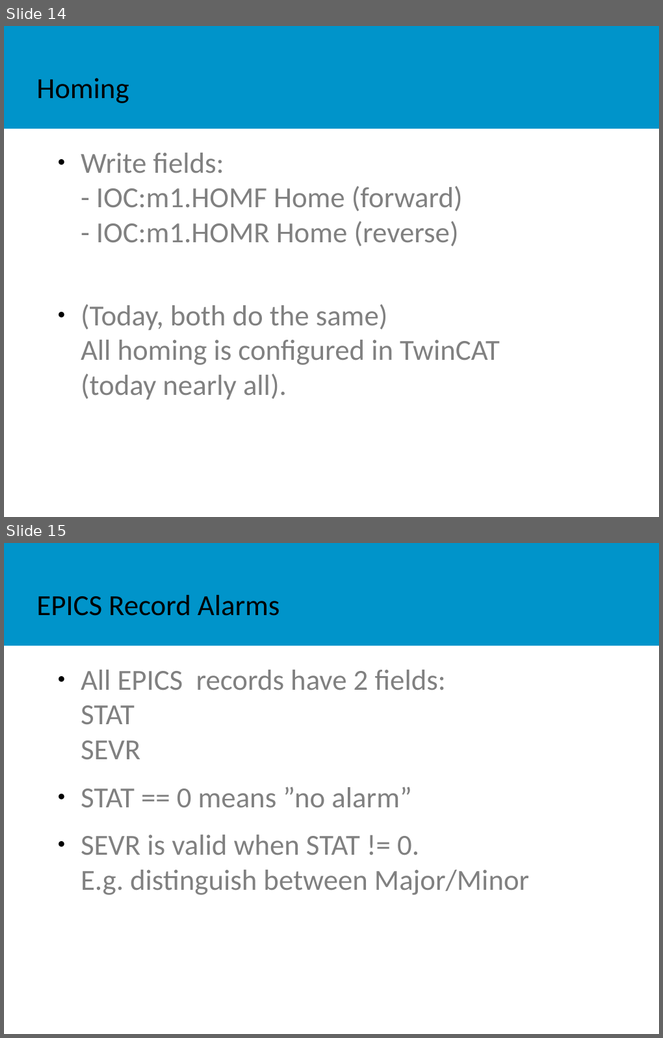
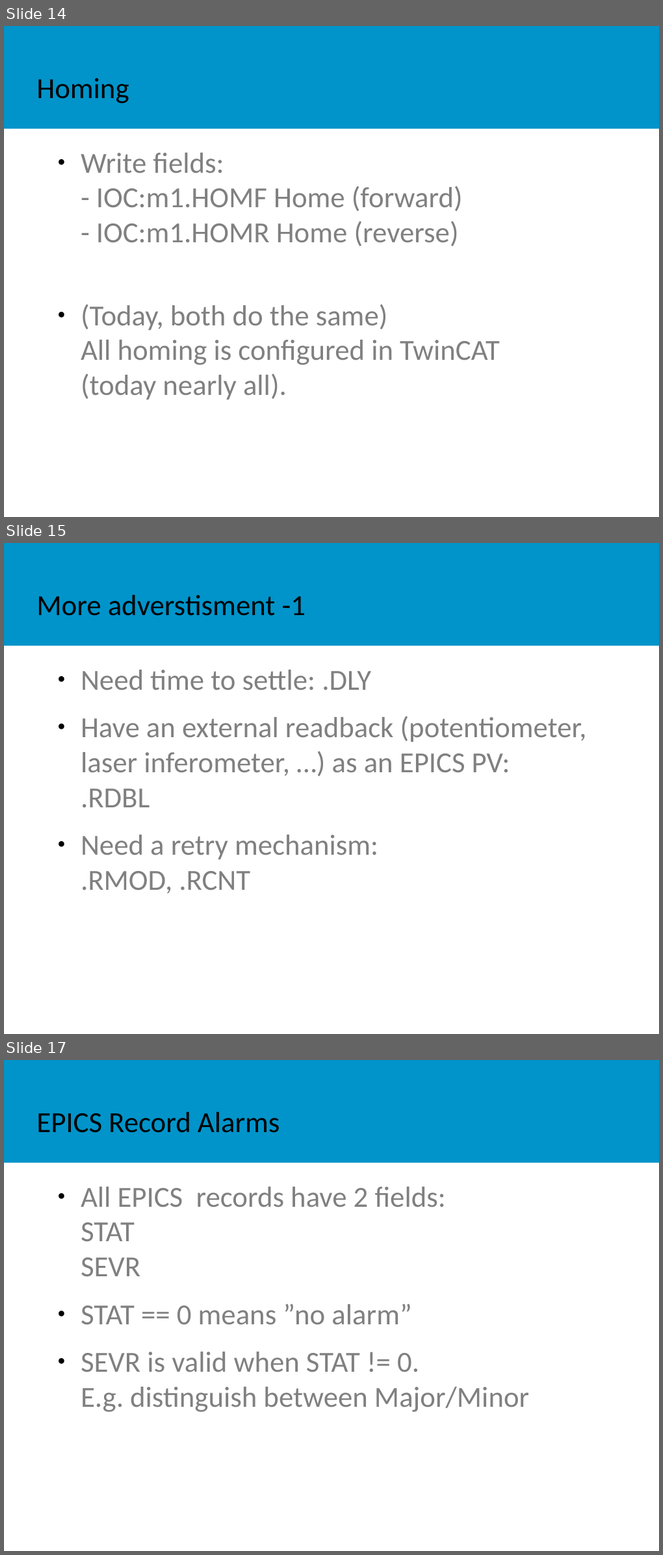
Before and after one commit to EPICS-motor-wg/epics-mwg-discussions, a slide deck: documents/2025-04-10-ISIS_Neutron_and_Muon_Source/2-motion-conrol-EPICS.odp. Shown one above the other, each under a label of ours: slides 14 and 15 before the commit, slides 14, 15 and 17 after it; the slides between them are not shown. The pictures are 663x1038 and 663x1555 pixels, drawn with LibreOffice and Linux fonts; fonts in the diff are those of the drawing; background and template pictures are left out. Boxes give left, top, right and bottom in pixels: in the first picture for what was removed or moved away, otherwise in the second. Text is boxed around its words. In the diff, an @@ line names an element or a change of style, - is before the commit and + after.

```diff
--- a/documents/2025-04-10-ISIS_Neutron_and_Muon_Source/2-motion-conrol-EPICS.odp
+++ b/documents/2025-04-10-ISIS_Neutron_and_Muon_Source/2-motion-conrol-EPICS.odp
@@ slide 15 added at (x1=4, y1=543, x2=659, y2=1034), background #FFFFFF; not listed: 1 template element that a slide beside it also shows @@
@@ title added at (x1=36, y1=595, x2=306, y2=616), 32 pt, text #000000 @@
+More adverstisment -1
@@ text added at (x1=81, y1=670, x2=587, y2=894), 32 pt, text #808080 @@
+● Need time to settle: .DLY
+● Have an external readback (potentiometer,
+  laser inferometer, …) as an EPICS PV:
+  .RDBL
+● Need a retry mechanism:
+  .RMOD, .RCNT
@@ what was slide 15 is now slide 17 @@
```
Also in this commit, not shown: 1 slide changed, 1 other slide added, 4 other files.
